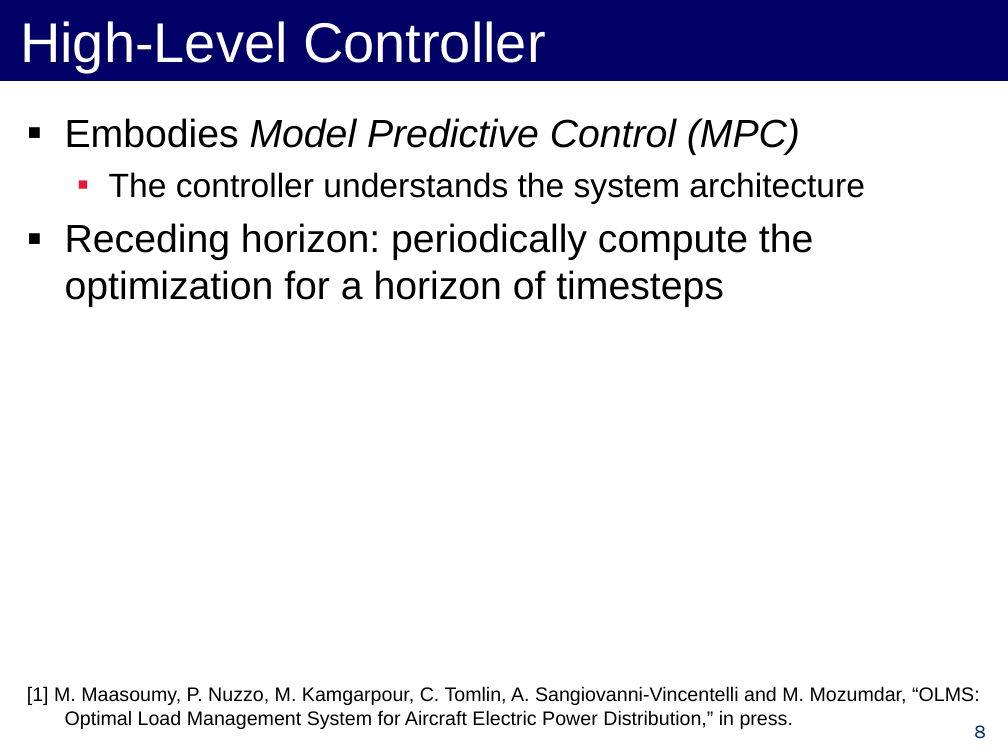
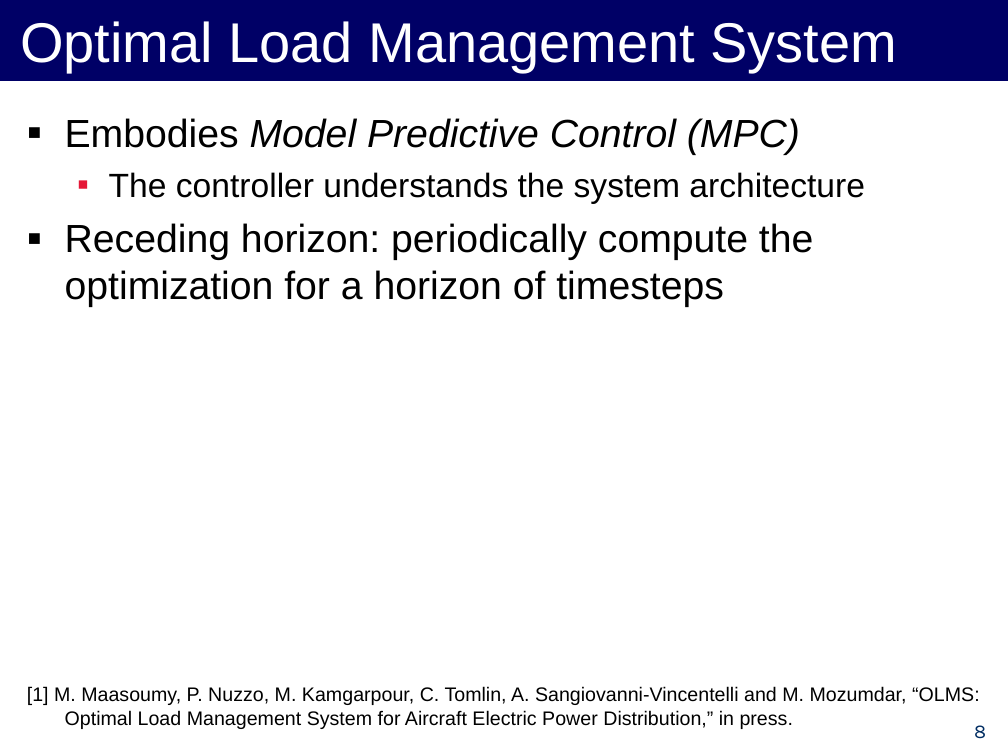
Before and after one commit to forresti/optimal_load_management, a slide deck: slide 8 of project/12-3-12_Presentation.ppt. Drawn at 1008x756 pixels with LibreOffice and Linux fonts; fonts in the diff are those of the drawing. Boxes give left, top, right and bottom in pixels: in the first picture for what was removed or moved away, otherwise in the second. Text is boxed around its words. In the diff, an @@ line names an element or a change of style, - is before the commit and + after.

Commit message:
renaming some stuff... 'high-level controller' -> 'optimal LMS'.

```diff
--- a/project/12-3-12_Presentation.ppt
+++ b/project/12-3-12_Presentation.ppt
@@ title at <box>20,21,898,72</box>: text changed @@
-High-Level Controller
+Optimal Load Management System
```
Also in this commit, not shown: 7 other slides changed.
